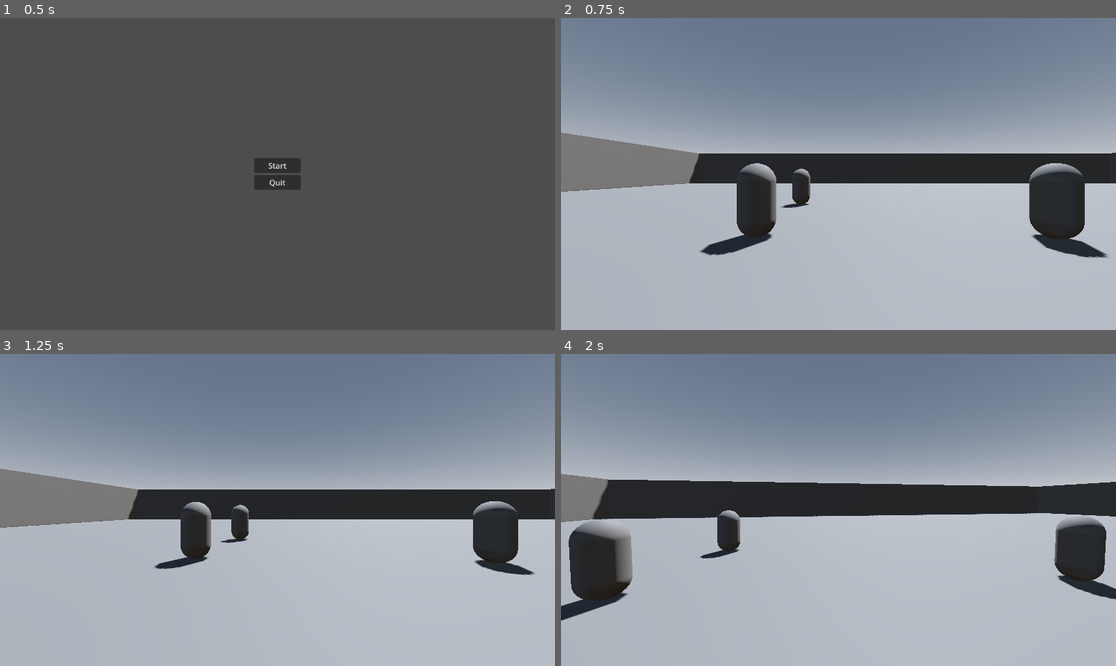
Above: before the commit, frames 1-4 (two rows, left to right).
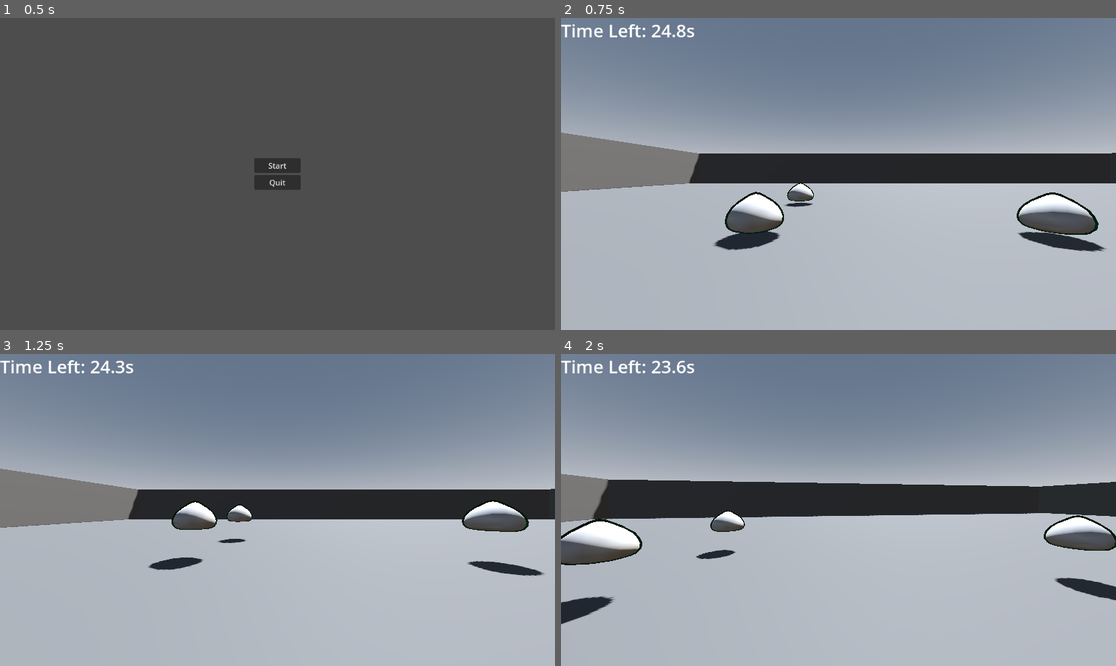
Above: after the commit, the same moments.

Repository: dadpenguin/slime_time
Game: Godot game, scene res://screens/startMenu.tscn
The game is run twice, just before and just after one commit, with the same random seed, the same clock (stepped at 60 frames per second) and the same inputs.
Inputs (mouse positions are in pixels of both pictures, inside the frame that each line leads up to):
- Up to frame 1 (0.5 s): no input
- Up to frame 2 (0.75 s): click "Start" at 0.5 s
- Up to frame 3 (1.25 s): no input
- Up to frame 4 (2 s): tap Enter (ui_accept) at 1.25, 1.52 s; move the mouse to (866, 510) at 1.27 s; hold W (up) from 1.28 s (still down); click (866, 510) at 1.42 s

Frame 1 is identical in both runs. In frame 2, 5.1% of the frame differs, in the area x 0-99%, y 2-77%; in frame 3, 3.7%; in frame 4, 6.0%, in the area x 0-100%, y 2-87%.

Commit message:
added new changes

Diff:
--- a/fleeing_enemy.gd
+++ b/fleeing_enemy.gd
@@ -2,8 +2,9 @@
 
 @export var SPRINT_SPEED: float = 3.5
 @export var TIRED_SPEED: float = 2.5 # Slower than the player!
-@export var MAX_STAMINA: float = 2.0   # Can sprint for 3 seconds
+@export var MAX_STAMINA: float = 2.0   # Can sprint for 2 seconds
 @export var FLEE_DISTANCE: float = 12.0
+@export var JUMP_VELOCITY: float = 4.5 # Height/force of each slime hop
 @export var player: Node3D
 
 @onready var rays_node: Node3D = $Rays
@@ -19,25 +20,18 @@
 var gravity: float = ProjectSettings.get_setting("physics/3d/default_gravity")
 var is_captured: bool = false
 
-# 1. Preload your FBX file from the project root
-# (If your cobweb.fbx is inside a folder like res://assets/cobweb.fbx, update the path below)
 const COBWEB_SCENE = preload("res://cobweb.fbx")
 
 func _ready() -> void:
 	current_stamina = MAX_STAMINA
 
-
-
-
 func _physics_process(delta: float) -> void:
-
-	# If captured, stop physics & movement entirely
+	# If captured, freeze ALL velocity completely and skip movement physics
 	if is_captured:
-		velocity.x = 0
-		velocity.z = 0
-		move_and_slide()
+		velocity = Vector3.ZERO
 		return
 
+	# Apply gravity when in mid-air
 	if not is_on_floor():
 		velocity.y -= gravity * delta
 
@@ -71,6 +65,12 @@
 				var look_target = global_position + final_dir
 				if global_position.distance_squared_to(look_target) > 0.001:
 					look_at(look_target, Vector3.UP)
+
+			# --- SLIME HOPPING MECHANIC ---
+			# Whenever the slime touches the ground while fleeing, bounce back up!
+			if is_on_floor():
+				velocity.y = JUMP_VELOCITY
+
 		else:
 			# Recover stamina when player drops back
 			current_stamina = move_toward(current_stamina, MAX_STAMINA, delta)
@@ -78,8 +78,6 @@
 			velocity.z = move_toward(velocity.z, 0, SPRINT_SPEED)
 
 	move_and_slide()
-
-
 
 func avoid_obstacles(desired_dir: Vector3) -> Vector3:
 	if desired_dir.length() > 0.1:
@@ -101,14 +99,15 @@
 
 	return steer.normalized()
 
-
-
 # Called by the player's RayCast script
 func get_captured() -> bool:
 	if is_captured:
 		return false
 
 	is_captured = true
+
+	# Zero out velocity immediately upon capture
+	velocity = Vector3.ZERO
 	print("Slime captured!")
 
 	# Turn mesh red
@@ -116,26 +115,15 @@
 	red_material.albedo_color = Color.RED
 	mesh_instance.material_override = red_material
 
-	# 2. Spawn the cobweb at the slime's position
+	# Spawn cobweb
 	spawn_cobweb()
 
 	return true
 
 func spawn_cobweb() -> void:
-	# Create an instance of the 3D model
 	var cobweb_instance = COBWEB_SCENE.instantiate()
-
-	# Add it to the main scene tree (so it stays in place even if the enemy moves/deletes)
 	get_parent().add_child(cobweb_instance)
-
-	# Set its position to match the slime
 	cobweb_instance.global_position = global_position
-
-	# Move down on the Y axis
 	cobweb_instance.position.y -= 0.2
-
-	# Set scale to (0.2, 0.2, 0.2)
 	cobweb_instance.scale = Vector3(0.2, 0.2, 0.2)
-
-	# Flip upside down along the Z axis (180 degrees)
 	cobweb_instance.rotation_degrees.z = 180
--- a/player.gd
+++ b/player.gd
@@ -6,22 +6,44 @@
 const SPEED = 5.0
 const JUMP_VELOCITY = 4.5
 const MOUSE_SENSITIVITY = 0.003
-const CAPTURE_RANGE: float = 3.5 # Maximum distance to capture
+const CAPTURE_RANGE: float = 3.5
 
 @onready var head: Node3D = $Head
-@onready var ray_cast: RayCast3D = $Head/RayCast3D # Make sure your RayCast3D is here!
+@onready var ray_cast: RayCast3D = $Head/RayCast3D
+
+# UI Reference (Make sure your Label has 'Access as Unique Name' enabled)
+@onready var timer_label: Label = $"../HUD/%TimerLabel"
 
 var gravity: float = ProjectSettings.get_setting("physics/3d/default_gravity")
 var score: int = 0
 var total_enemies: int = 0
 
+# Countdown Timer variables
+var time_left: float = 25.0
+var game_over: bool = false
+
 func _ready() -> void:
     Input.mouse_mode = Input.MOUSE_MODE_CAPTURED
 
-    # Automatically count all enemies in the scene at start
-    # Make sure your enemy nodes belong to the "enemies" group!
+    GameManager.reset_game()
+
     total_enemies = get_tree().get_nodes_in_group("enemies").size()
+    GameManager.max_enemies = total_enemies
     print("Total enemies to capture: ", total_enemies)
+
+func _process(delta: float) -> void:
+    if game_over:
+        return
+
+    # Tick down the timer
+    time_left -= delta
+    if time_left <= 0.0:
+        time_left = 0.0
+        finish_game(false) # Timer ran out -> LOST
+
+    # Update the on-screen HUD timer label
+    if timer_label:
+        timer_label.text = "Time Left: " + str(snapped(time_left, 0.1)) + "s"
 
 func _unhandled_input(event: InputEvent) -> void:
     if event is InputEventMouseMotion:
@@ -54,12 +76,14 @@
 
     move_and_slide()
 
-# Left-click input handler
 func _input(event: InputEvent) -> void:
     if event is InputEventMouseButton and event.button_index == MOUSE_BUTTON_LEFT and event.pressed:
         try_capture()
 
 func try_capture() -> void:
+    if game_over:
+        return
+
     ray_cast.force_raycast_update()
 
     if ray_cast.is_colliding():
@@ -68,21 +92,21 @@
 
         if distance <= CAPTURE_RANGE:
             if hit_object.has_method("get_captured"):
-                # get_captured() returns true only if it wasn't captured before
                 var was_new_capture: bool = hit_object.get_captured()
 
                 if was_new_capture:
                     score += 1
                     print("New Capture! Score: ", score, "/", total_enemies)
 
-                    # Trigger win condition when score hits total enemy count
                     if score >= total_enemies and total_enemies > 0:
-                        finish_game()
+                        finish_game(true)
 
-func finish_game() -> void:
-    print("All enemies captured! Switching to finish screen...")
-    # Release the mouse so the player can interact with UI buttons
+func finish_game(won: bool) -> void:
+    game_over = true
+
+    GameManager.is_win = won
+    GameManager.total_captured = score
+    GameManager.time_left = time_left
+
     Input.mouse_mode = Input.MOUSE_MODE_VISIBLE
-
-    # Load the finish screen
     get_tree().change_scene_to_file(FINISH_SCREEN_PATH)
--- a/project.godot
+++ b/project.godot
@@ -14,6 +14,10 @@
 run/main_scene="uid://dum2o28obq3bc"
 config/features=PackedStringArray("4.4", "GL Compatibility")
 config/icon="res://icon.svg"
+
+[autoload]
+
+GameManager="*res://scripts/game_manager.gd"
 
 [global_group]
 
--- a/scenes/fleeing_enemy.tscn
+++ b/scenes/fleeing_enemy.tscn
@@ -1,8 +1,11 @@
-[gd_scene load_steps=4 format=3 uid="uid://ctpmfkbea7jre"]
+[gd_scene load_steps=5 format=3 uid="uid://ctpmfkbea7jre"]
 
 [ext_resource type="Script" uid="uid://10hfn24qe0xv" path="res://fleeing_enemy.gd" id="1_1i3ul"]
+[ext_resource type="PackedScene" uid="uid://pj7dx82o232e" path="res://Slime.fbx" id="2_lvme3"]
 
-[sub_resource type="CapsuleShape3D" id="CapsuleShape3D_1i3ul"]
+[sub_resource type="CylinderShape3D" id="CylinderShape3D_lvjqw"]
+height = 0.970215
+radius = 0.69043
 
 [sub_resource type="CapsuleMesh" id="CapsuleMesh_lvme3"]
 
@@ -10,9 +13,11 @@
 script = ExtResource("1_1i3ul")
 
 [node name="CollisionShape3D" type="CollisionShape3D" parent="."]
-shape = SubResource("CapsuleShape3D_1i3ul")
+transform = Transform3D(1, 0, 0, 0, 1, 0, 0, 0, 1, 0, -0.517851, 0)
+shape = SubResource("CylinderShape3D_lvjqw")
 
 [node name="MeshInstance3D" type="MeshInstance3D" parent="."]
+visible = false
 mesh = SubResource("CapsuleMesh_lvme3")
 
 [node name="Rays" type="Node3D" parent="."]
@@ -25,3 +30,6 @@
 
 [node name="RayRight" type="RayCast3D" parent="Rays"]
 target_position = Vector3(1.8, 0, -2)
+
+[node name="Slime" parent="." instance=ExtResource("2_lvme3")]
+transform = Transform3D(0.6, 0, 0, 0, 0.6, 0, 0, 0, 0.6, -0.0315928, -0.729869, -0.0214438)
--- a/scenes/main.tscn
+++ b/scenes/main.tscn
@@ -73,3 +73,13 @@
 [node name="FleeingEnemy4" parent="." node_paths=PackedStringArray("player") instance=ExtResource("2_sugp2")]
 transform = Transform3D(1, 0, 0, 0, 1, 0, 0, 0, 1, -2, 1, -10.905)
 player = NodePath("../Player")
+
+[node name="HUD" type="CanvasLayer" parent="."]
+
+[node name="TimerLabel" type="Label" parent="HUD"]
+unique_name_in_owner = true
+offset_right = 40.0
+offset_bottom = 23.0
+size_flags_horizontal = 0
+theme_override_font_sizes/font_size = 37
+text = "Timer here"
--- a/screens/finish.gd
+++ b/screens/finish.gd
@@ -3,15 +3,20 @@
 const MAIN_GAME_SCENE = "res://scenes/main.tscn"
 const START_MENU_SCENE = "res://screens/startMenu.tscn"
 
-@onready var restart_button: Button = $MarginContainer/VBoxContainer/RestartButton
+@onready var restart_button: Button =$MarginContainer/VBoxContainer/RestartButton
 @onready var menu_button: Button = $MarginContainer/VBoxContainer/BackButton
+@onready var results_label: Label =  $MarginContainer/VBoxContainer/ResultsLabel
 
 func _ready() -> void:
 	Input.mouse_mode = Input.MOUSE_MODE_VISIBLE
 
-	print("Finish screen ready.")
-	print("Restart button found: ", restart_button != null)
-	print("Menu button found: ", menu_button != null)
+	# Update results text based on game outcome
+	if results_label:
+		if GameManager.is_win:
+			# Format time_left to 1 decimal place (e.g. 5.4s)
+			results_label.text = "WIN\nTime Left: " + str(snapped(GameManager.time_left, 0.1)) + "s"
+		else:
+			results_label.text = "LOST\nTotal Captured: " + str(GameManager.total_captured) + " / " + str(GameManager.max_enemies)
 
 	if restart_button:
 		restart_button.pressed.connect(_on_restart_pressed)
@@ -19,11 +24,7 @@
 		menu_button.pressed.connect(_on_menu_pressed)
 
 func _on_restart_pressed() -> void:
-	print("Restart button clicked!")
-	var err = get_tree().change_scene_to_file(MAIN_GAME_SCENE)
-	print("Scene change result code: ", err)
+	get_tree().change_scene_to_file(MAIN_GAME_SCENE)
 
 func _on_menu_pressed() -> void:
-	print("Menu button clicked!")
-	var err = get_tree().change_scene_to_file(START_MENU_SCENE)
-	print("Scene change result code: ", err)
+	get_tree().change_scene_to_file(START_MENU_SCENE)
--- a/screens/finish.tscn
+++ b/screens/finish.tscn
@@ -30,7 +30,7 @@
 [node name="VBoxContainer" type="VBoxContainer" parent="MarginContainer"]
 layout_mode = 2
 
-[node name="results" type="Label" parent="MarginContainer/VBoxContainer"]
+[node name="ResultsLabel" type="Label" parent="MarginContainer/VBoxContainer"]
 layout_mode = 2
 text = "RESULTS HERE"
 
--- /dev/null
+++ b/scripts/game_manager.gd
@@ -0,0 +1,14 @@
+# game_manager.gd
+extends Node
+
+var is_win: bool = false
+var total_captured: int = 0
+var max_enemies: int = 0
+var time_left: float = 0.0
+
+# Reset stats when starting a fresh game
+func reset_game() -> void:
+	is_win = false
+	total_captured = 0
+	max_enemies = 0
+	time_left = 0.0
Binary file added: Slime.fbx
Not shown, changed: Slime.fbx.import
Binary file removed: models/Imported Spider Web.fbx
Not shown, added: scripts/game_manager.gd.uid
